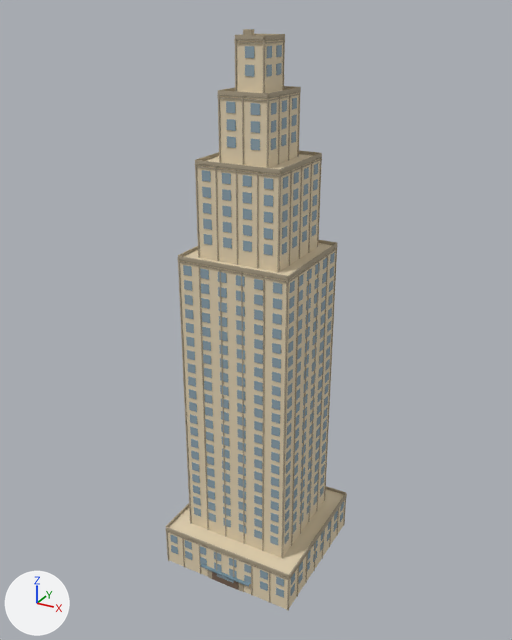
What one commit did to the glTF model public/buildings/residential_4x4_tower_crown.glb.
The view is the same before and after, from a camera (50 mm lens) standing at (78.8, -101.8, 115.8) and looking at (14.5, 15.2, 57.3). Lighting does not change. The marker at lower left points along +X, +Y and +Z. The picture after the commit comes second. Vertices at exactly the same position are counted once.

Names of what the first picture shows: 'residential_4x4_tower_crown_0'.
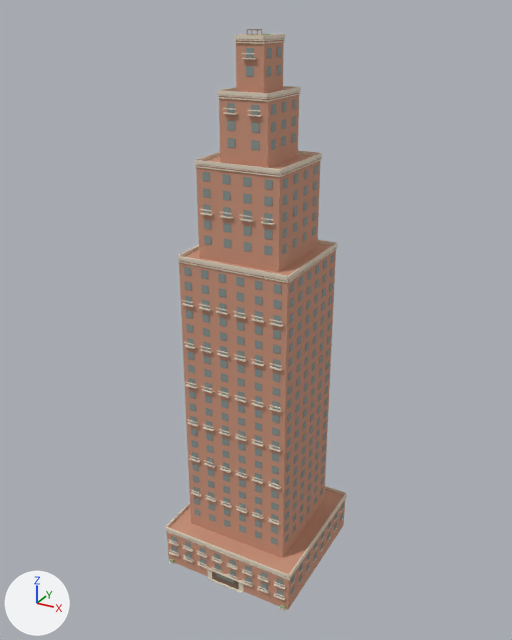
What differs and where, as boxes [x1, y1, x2, y2] in the pictures (512 x 640 px):
'residential_4x4_tower_crown_0', recoloured, reshaped (beige to brown)
    both: [165, 29, 347, 611]
part 1 of me_residential_4x4_tower_crown_0, deleted
    before: [166, 29, 346, 611]
part 2 of me_residential_4x4_tower_crown_0, built on
    before: [171, 266, 334, 578]
    after: [168, 29, 344, 611]

The edits, one by one:
Material 'residential_4x4_tower_crown_wall' (mat_residential_4x4_tower_crown_wall) changes colour from beige #e5d4b5 to brown #cb957c; in linear values from (0.78, 0.66, 0.46) to (0.6, 0.3, 0.2).
Material 'residential_4x4_tower_crown_trim' (mat_residential_4x4_tower_crown_trim) changes colour from beige #afa28a to pale yellow #e6d8c4; in linear values from (0.429, 0.363, 0.253) to (0.79, 0.69, 0.55).
Material 'residential_4x4_tower_crown_sign' (mat_residential_4x4_tower_crown_sign) is new.
Its base color is (0.46, 0.29, 0.16) (brown #b5936f).
Its roughness is 0.85.
me_residential_4x4_tower_crown_0 is used by ob_residential_4x4_tower_crown_0; location (0.0, 0.0, 0.0).
me_residential_4x4_tower_crown_0 had 6620 vertices, 10020 faces and spanned x -0.2..30.8, y -0.6..30.8, z 0.0..112.5.
me_residential_4x4_tower_crown_0 now has 4732 vertices, 4536 faces and spans x -0.2..30.8, y -0.6..30.8, z 0.0..112.5.
me_residential_4x4_tower_crown_0 part 1: 729 loose pieces with 5832 vertices, spanning x -0.2..30.7, y -0.6..30.7, z 0.0..112.5, are deleted.
me_residential_4x4_tower_crown_0 part 2: 296 vertices removed from x 1.0..27.0, y -0.1..30.6, z 3.0..67.9; 4240 vertices added at x -0.2..30.7, y -0.6..30.7, z 0.0..112.5.
me_residential_4x4_tower_crown_0 gains material mat_residential_4x4_tower_crown_sign (brown #b5936f).
